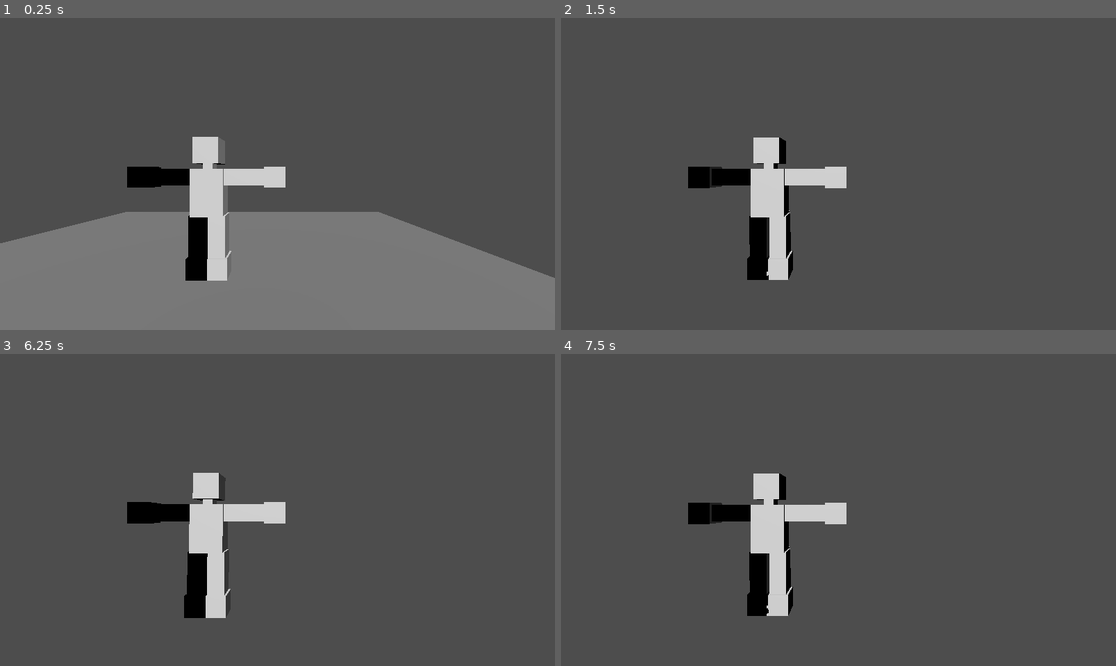
Above: before the commit, frames 1-4 (two rows, left to right).
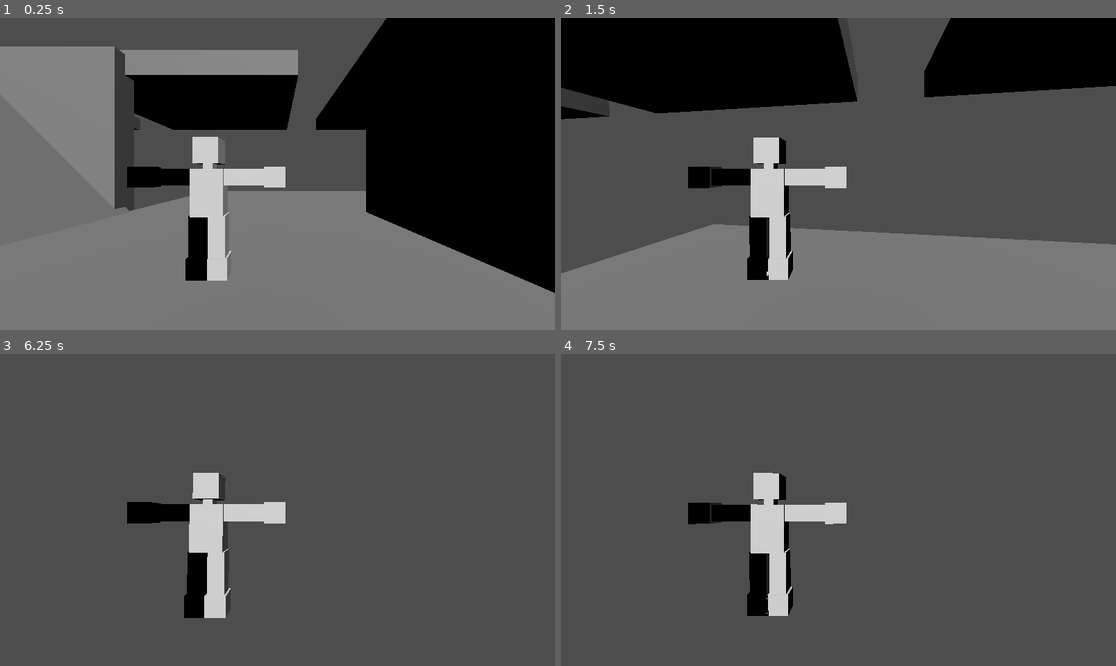
Above: after the commit, the same moments.

Repository: KingKuu/BugSlayer
Game: Godot game, scene res://scenes/world.tscn
The game is run twice, just before and just after one commit, with the same random seed, the same clock (stepped at 60 frames per second) and the same inputs. The project has no main scene, so this scene is started directly.
Inputs (mouse positions are in pixels of both pictures, inside the frame that each line leads up to):
- Up to frame 1 (0.25 s): no input
- Up to frame 2 (1.5 s): tap Enter at 0.5 s; move the mouse to (866, 174) at 0.52 s; hold W (up) from 0.53 s (still down); tap Space (jump) at 0.6, 0.77, 1.07, 1.35 s; move the mouse to (810, 174) at 1.27 s
- Up to frame 3 (6.25 s): tap Space (jump) at 1.52, 1.82, 2.1, 2.75, 2.85, 3.02, 3.32, 3.6, 3.77, 4.07, 4.25, 4.35, 4.52, 4.82, 5.1, 5.75, 5.85, 6.02 s; move the mouse to (288, 503) at 2.02 s; move the mouse to (271, 516) at 2.77 s; tap Enter at 3.5, 5 s; move the mouse to (316, 513) at 3.52 s; move the mouse to (233, 506) at 4.27 s; move the mouse to (283, 510) at 5.02 s; move the mouse to (255, 503) at 5.77 s; release W (up) at 5.78 s; hold D (right) from 5.78 s (still down)
- Up to frame 4 (7.5 s): tap Space (jump) at 6.32, 6.6, 6.77, 7.07, 7.35 s; move the mouse to (866, 510) at 6.52 s; release D (right) at 6.53 s; hold W (up) from 6.53 s (still down); move the mouse to (810, 510) at 7.27 s

The runs differ from the first frame. In frame 1, 48% of the frame differs, in the area x 0-100%, y 0-89%; in frame 2, 50%, in the area x 0-100%, y 0-100%; in frame 3, less than 0.1%; in frame 4, less than 0.1%.

Commit message:
Day 3: Audio and Playground
-added footstep audio, needs fixing.
-added base level scene, will become lobby.
-made audio fx when player is moving.
-added variable jump height
-removed some debug code

Diff:
--- a/entities/player.tscn
+++ b/entities/player.tscn
@@ -2,6 +2,7 @@
 
 [ext_resource type="Script" uid="uid://cklxh5s3lnv2s" path="res://scripts/player.gd" id="1_4flbx"]
 [ext_resource type="PackedScene" uid="uid://l31e5rog3n33" path="res://models/mannequin.glb" id="2_onrkg"]
+[ext_resource type="AudioStream" uid="uid://cjjxb6ngqimri" path="res://sfx/434757__notarget__wood-step-sample-2.wav" id="3_e4p34"]
 
 [sub_resource type="CapsuleShape3D" id="CapsuleShape3D_4flbx"]
 
@@ -13,3 +14,6 @@
 shape = SubResource("CapsuleShape3D_4flbx")
 
 [node name="Mesh" parent="." unique_id=1645111276 instance=ExtResource("2_onrkg")]
+
+[node name="StepAudio" type="AudioStreamPlayer3D" parent="." unique_id=2138465357]
+stream = ExtResource("3_e4p34")
--- /dev/null
+++ b/scenes/block.tscn
@@ -0,0 +1,15 @@
+[gd_scene format=3 uid="uid://bm2o00ore1rts"]
+
+[sub_resource type="BoxMesh" id="BoxMesh_rd3vj"]
+size = Vector3(10, 1, 10)
+
+[sub_resource type="BoxShape3D" id="BoxShape3D_2q6dc"]
+size = Vector3(10, 1, 10)
+
+[node name="Block" type="StaticBody3D" unique_id=1339646892]
+
+[node name="CSGMesh3D" type="CSGMesh3D" parent="." unique_id=695255356]
+mesh = SubResource("BoxMesh_rd3vj")
+
+[node name="CollisionShape3D" type="CollisionShape3D" parent="." unique_id=1528618210]
+shape = SubResource("BoxShape3D_2q6dc")
--- /dev/null
+++ b/scenes/level.tscn
@@ -0,0 +1,61 @@
+[gd_scene format=3 uid="uid://fkjo1hp0dehq"]
+
+[ext_resource type="PackedScene" uid="uid://bm2o00ore1rts" path="res://scenes/block.tscn" id="1_2q6dc"]
+
+[node name="Level" type="Node3D" unique_id=807407472]
+
+[node name="Block" parent="." unique_id=1339646892 instance=ExtResource("1_2q6dc")]
+
+[node name="Block5" parent="." unique_id=825547313 instance=ExtResource("1_2q6dc")]
+transform = Transform3D(1, 0, 0, 0, 1, 0, 0, 0, 1, 0, 0, -10)
+
+[node name="Block16" parent="." unique_id=1514962997 instance=ExtResource("1_2q6dc")]
+transform = Transform3D(1, 0, 0, 0, 1, 0, 0, 0, 1, 10, 0, -10)
+
+[node name="Block17" parent="." unique_id=459144665 instance=ExtResource("1_2q6dc")]
+transform = Transform3D(1, 0, 0, 0, 1, 0, 0, 0, 1, 10, 0, 0)
+
+[node name="Block18" parent="." unique_id=678479020 instance=ExtResource("1_2q6dc")]
+transform = Transform3D(1, 0, 0, 0, 1, 0, 0, 0, 1, 10, 0, 10)
+
+[node name="Block19" parent="." unique_id=1988154890 instance=ExtResource("1_2q6dc")]
+transform = Transform3D(1, 0, 0, 0, 1, 0, 0, 0, 1, 0, 0, 10)
+
+[node name="Block20" parent="." unique_id=821520155 instance=ExtResource("1_2q6dc")]
+transform = Transform3D(1, 0, 0, 0, 1, 0, 0, 0, 1, -10, 0, 10)
+
+[node name="Block4" parent="." unique_id=220563620 instance=ExtResource("1_2q6dc")]
+transform = Transform3D(1, 0, 0, 0, 1, 0, 0, 0, 1, -16.18, 6.39, 0)
+
+[node name="Block9" parent="." unique_id=1246441336 instance=ExtResource("1_2q6dc")]
+transform = Transform3D(1, 0, 0, 0, 1, 0, 0, 0, 1, -16.18, 6.39, -10)
+
+[node name="Block10" parent="." unique_id=1425831881 instance=ExtResource("1_2q6dc")]
+transform = Transform3D(1, 0, 0, 0, 1, 0, 0, 0, 1, -3.1800003, 6.39, -10)
+
+[node name="Block11" parent="." unique_id=1575796639 instance=ExtResource("1_2q6dc")]
+transform = Transform3D(1, 0, 0, 0, 1, 0, 0, 0, 1, -16.18, 6.39, 10)
+
+[node name="Block13" parent="." unique_id=1216136696 instance=ExtResource("1_2q6dc")]
+transform = Transform3D(1, 0, 0, 0, 1, 0, 0, 0, 1, 9.42, 6.39, 0)
+
+[node name="Block14" parent="." unique_id=570710054 instance=ExtResource("1_2q6dc")]
+transform = Transform3D(1, 0, 0, 0, 1, 0, 0, 0, 1, 9.42, 6.39, -10)
+
+[node name="Block15" parent="." unique_id=1703217573 instance=ExtResource("1_2q6dc")]
+transform = Transform3D(1, 0, 0, 0, 1, 0, 0, 0, 1, 9.42, 6.39, 10)
+
+[node name="Block12" parent="." unique_id=737065188 instance=ExtResource("1_2q6dc")]
+transform = Transform3D(1, 0, 0, 0, 1, 0, 0, 0, 1, -3.1800003, 6.39, 10)
+
+[node name="Block3" parent="." unique_id=1351875704 instance=ExtResource("1_2q6dc")]
+transform = Transform3D(0.70710677, 0.70710677, 0, -0.70710677, 0.70710677, 0, 0, 0, 1, -8, 3, 0)
+
+[node name="Block2" parent="." unique_id=1424684375 instance=ExtResource("1_2q6dc")]
+transform = Transform3D(-4.371139e-08, -1, 0, 1, -4.371139e-08, 0, 0, 0, 1, 5, 1.7, 0)
+
+[node name="Block7" parent="." unique_id=746869879 instance=ExtResource("1_2q6dc")]
+transform = Transform3D(1.9106855e-15, 4.371139e-08, 1, 1, -4.371139e-08, 0, 4.371139e-08, 1, -4.371139e-08, -10, 1.7, -5)
+
+[node name="Block8" parent="." unique_id=482850156 instance=ExtResource("1_2q6dc")]
+transform = Transform3D(1.9106855e-15, 4.371139e-08, 1, 1, -4.371139e-08, 0, 4.371139e-08, 1, -4.371139e-08, -10, 1.7, 5)
--- a/scenes/world.tscn
+++ b/scenes/world.tscn
@@ -2,22 +2,9 @@
 
 [ext_resource type="PackedScene" uid="uid://nx8g2vk0squv" path="res://entities/player.tscn" id="1_rwgxs"]
 [ext_resource type="PackedScene" uid="uid://depjbor645at7" path="res://entities/camera.tscn" id="2_4wyf3"]
-
-[sub_resource type="BoxMesh" id="BoxMesh_gv5m4"]
-size = Vector3(10, 1, 10)
-
-[sub_resource type="BoxShape3D" id="BoxShape3D_f3sb7"]
-size = Vector3(10, 1, 10)
+[ext_resource type="PackedScene" uid="uid://fkjo1hp0dehq" path="res://scenes/level.tscn" id="3_4wyf3"]
 
 [node name="world" type="Node3D" unique_id=101087726]
-
-[node name="Floor" type="StaticBody3D" parent="." unique_id=1109647062]
-
-[node name="MeshInstance3D" type="MeshInstance3D" parent="Floor" unique_id=1335437014]
-mesh = SubResource("BoxMesh_gv5m4")
-
-[node name="CollisionShape3D" type="CollisionShape3D" parent="Floor" unique_id=1663068431]
-shape = SubResource("BoxShape3D_f3sb7")
 
 [node name="player" parent="." unique_id=1737972437 node_paths=PackedStringArray("camera") instance=ExtResource("1_rwgxs")]
 transform = Transform3D(1, 0, 0, 0, 1, 0, 0, 0, 1, 0, 2, 0)
@@ -30,3 +17,5 @@
 
 [node name="DirectionalLight3D" type="DirectionalLight3D" parent="." unique_id=449309118]
 transform = Transform3D(0.75, -0.649519, 0.125, 0.4330127, 0.625, 0.649519, -0.5, -0.4330127, 0.75, 0, 0, 0)
+
+[node name="Level" parent="." unique_id=807407472 instance=ExtResource("3_4wyf3")]
--- a/scripts/camera.gd
+++ b/scripts/camera.gd
@@ -26,5 +26,4 @@
 		# ROTATION LIMITS
 		rotation.x = clamp(rotation.x, -pitchLimit, pitchLimit)
 		# ROTATION LIMITS
-		print(rotation)
 	# CAMERA ROTATION CALCULATIONS
--- a/scripts/player.gd
+++ b/scripts/player.gd
@@ -15,20 +15,29 @@
 	# HORIZONTAL MOVE CALCULATIONS
 
 	# ROTATE CHARACTER TO FACE AWAY FROM CAMERA
-	rotation.y = lerp(rotation.y, camera.rotation.y, 1)
+	rotation.y = camera.rotation.y
 	# ROTATE CHARACTER TO FACE AWAY FROM CAMERA
 
 	# MAKE PLAYER MOVE FORWARD BASED ON ROTATION
 	moveDirection = (transform.basis * Vector3(inputDirection.x, 0, inputDirection.y)).normalized()
 	# MAKE PLAYER MOVE FORWARD BASED ON ROTATION
 
+	# GRAVITY CALCULATIONS
+	if not is_on_floor():
+		velocity += get_gravity()
+	# GRAVITY CALCULATIONS
+
 	# JUMP CALCULATIONS
-	if not is_on_floor():
-		velocity = get_gravity()
+	if Input.is_action_just_pressed("jump") and is_on_floor():
+		velocity.y = 100
+	if Input.is_action_just_released("jump") and velocity.y > 0:
+		velocity.y = velocity.y * 0.5
+	# JUMP CALCULATIONS
 
-	if Input.is_action_just_pressed("jump"):
-		velocity.y = 200
-	# JUMP CALCULATIONS
+	# FOOTSTEPS
+	if velocity.x or velocity.z:
+		$StepAudio.play()
+	# FOOTSTEPS
 
 	velocity.x = moveDirection.x * 10
 	velocity.z = moveDirection.z * 10
Not shown, added: sfx/434757__notarget__wood-step-sample-2.wav.import
Not shown, added: sfx/434757__notarget__wood-step-sample-2.wav
